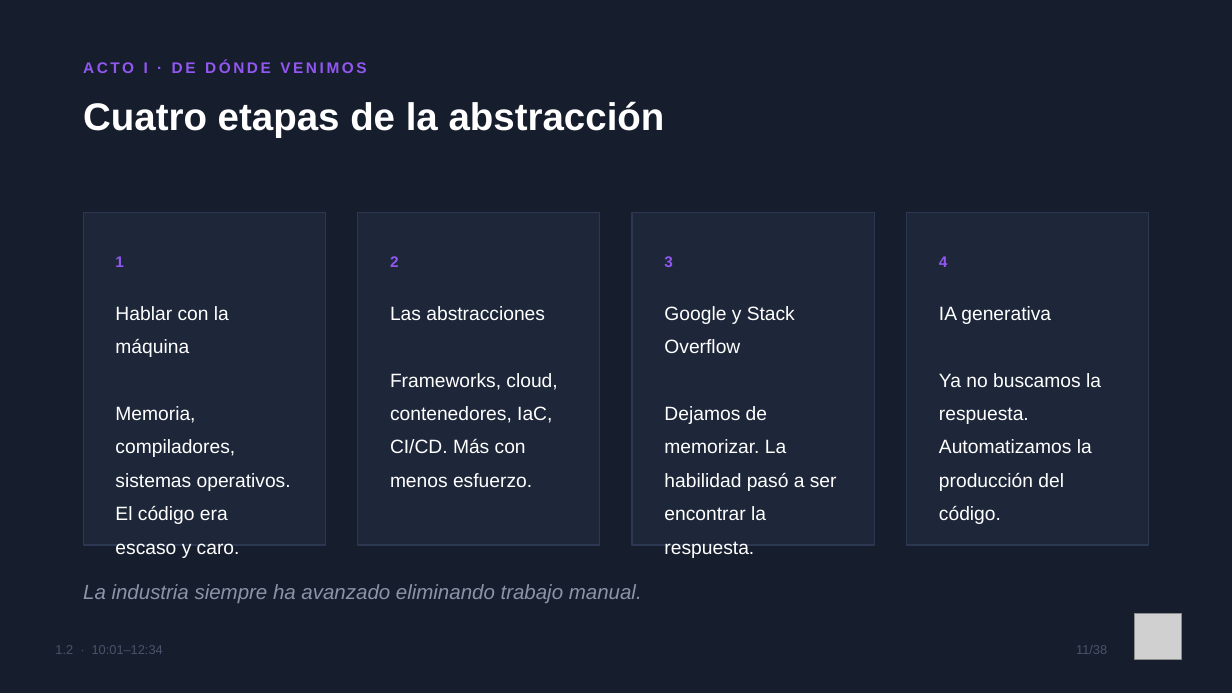
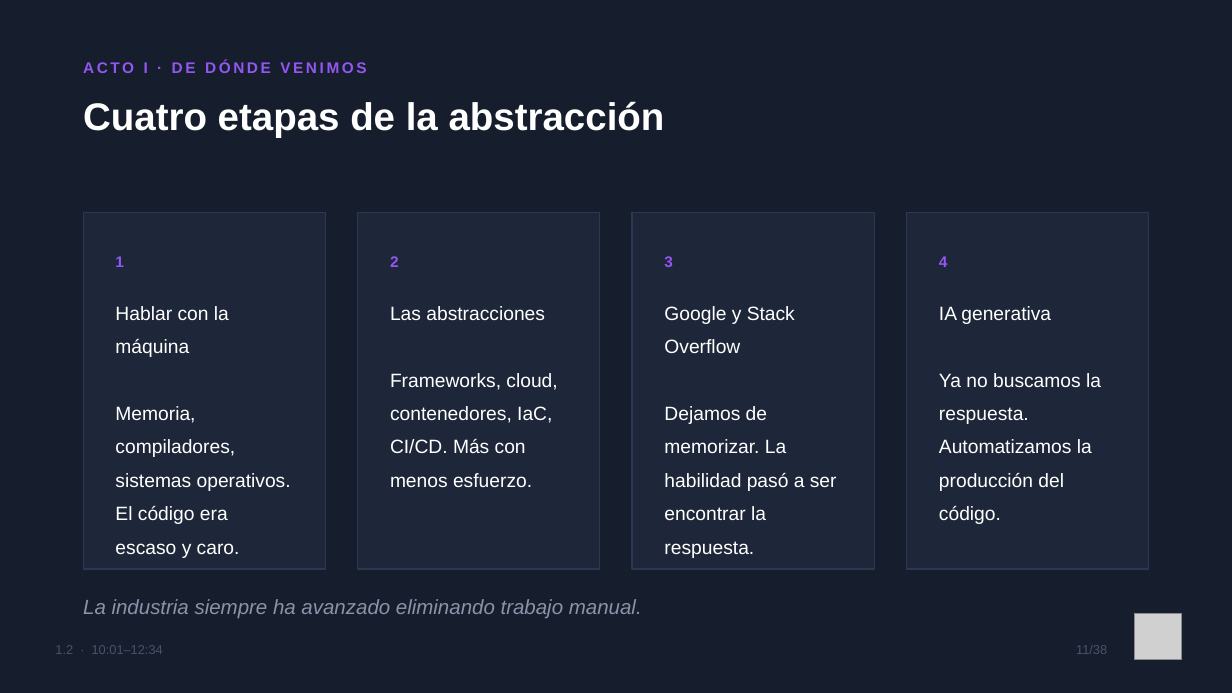
Before and after one commit to gldiazcardenas/charla-ia-aws-ug-cucuta, a slide deck: slide 11 of Slides_IA_AWS_UG_Cucuta.pptx. Drawn at 1232x693 pixels with LibreOffice and Linux fonts; fonts in the diff are those of the drawing; grey boxes stand for pictures. Boxes give left, top, right and bottom in pixels: in the first picture for what was removed or moved away, otherwise in the second. Text is boxed around its words. In the diff, an @@ line names an element or a change of style, - is before the commit and + after.

```diff
--- a/Slides_IA_AWS_UG_Cucuta.pptx
+++ b/Slides_IA_AWS_UG_Cucuta.pptx
@@ rectangle: place and size @@
-rectangle at [83,213,325,545]
+rectangle at [83,213,325,569]
@@ rectangle: place and size @@
-rectangle at [358,213,600,545]
+rectangle at [358,213,600,569]
@@ rectangle: place and size @@
-rectangle at [632,213,874,545]
+rectangle at [632,213,874,569]
@@ rectangle: place and size @@
-rectangle at [907,213,1149,545]
+rectangle at [907,213,1149,569]
@@ text "La industria siempre ha avanzado ...": place and size @@
-text "La industria siempre ha avanzado ..." at [83,584,642,603]
+text "La industria siempre ha avanzado ..." at [83,599,642,618]
```
Also in this commit, not shown: 5 other slides changed.
